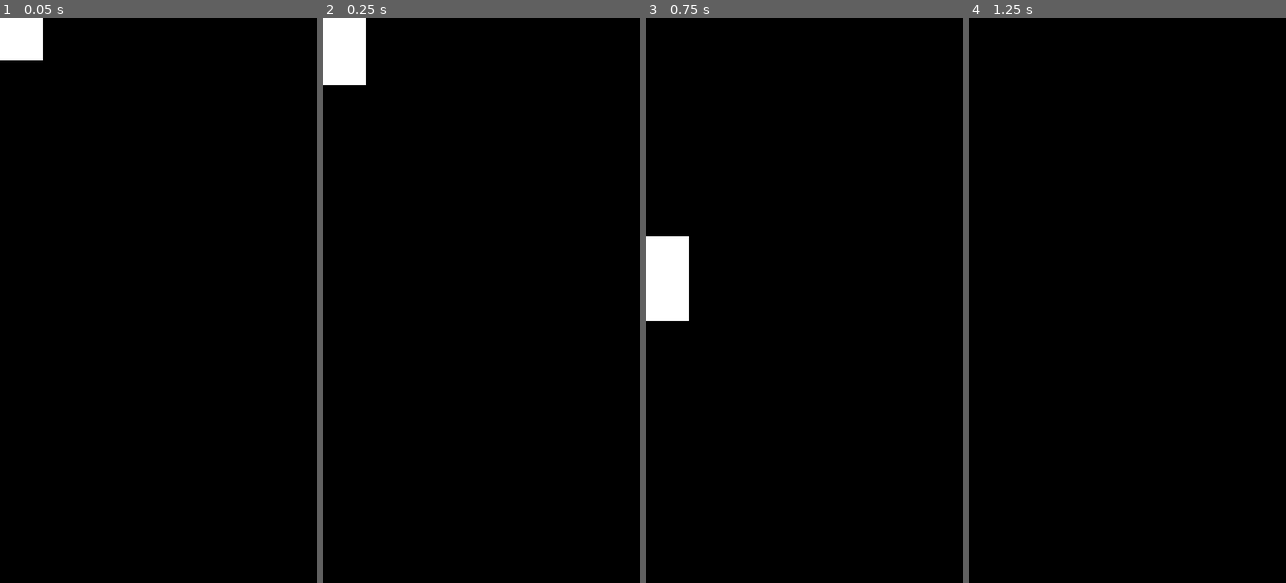
Above: before the commit, frames 1-4 (left to right).
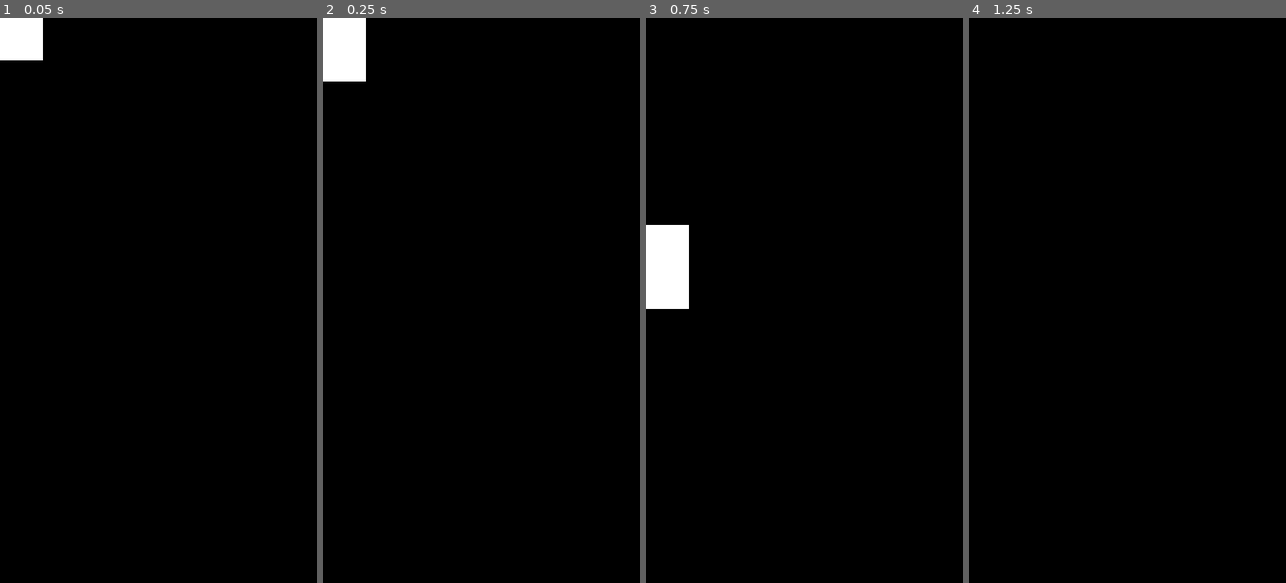
Above: after the commit, the same moments.

Repository: tomas7770/RunJump
Game: Godot game, scene res://scenes/WhitePlayer/WhitePlayer.tscn
The game is run twice, just before and just after one commit, with the same random seed, the same clock (stepped at 60 frames per second) and the same inputs. This scene is started directly instead of the project's main scene. Sound files missing from this copy of the repository are replaced by a short silence.
Inputs (mouse positions are in pixels of both pictures, inside the frame that each line leads up to):
- Up to frame 1 (0.05 s): no input
- Up to frame 2 (0.25 s): no input
- Up to frame 3 (0.75 s): move the mouse to (874, 272) at 0.52 s; click (874, 272) at 0.67 s
- Up to frame 4 (1.25 s): no input

Frame 1 is identical in both runs. In frame 2, less than 0.1% of the frame differs, in the area x 0-14%, y 11-12%; in frame 3, 0.6%, in the area x 0-14%, y 36-54%; in frame 4, nothing differs.

Commit message:
Improve physics stability

Diff:
--- a/scenes/Platform/Platform.tscn
+++ b/scenes/Platform/Platform.tscn
@@ -29,6 +29,7 @@
 [node name="CollisionShape2D" type="CollisionShape2D" parent="Body"]
 shape = SubResource( 3 )
 one_way_collision = true
+one_way_collision_margin = 2.0
 
 [node name="Sprite" type="Sprite" parent="."]
 modulate = Color( 0.121569, 0.498039, 0.121569, 1 )
--- a/scenes/WhitePlayer/WhitePlayer.gd
+++ b/scenes/WhitePlayer/WhitePlayer.gd
@@ -11,16 +11,16 @@
 var platforms
 onready var platforms_tween = $PlatformsTween
 
-var _first_frame = true
+var _first_frames = 2
 
 func inject_platforms_node(platforms_node):
 	platforms = platforms_node
 
 func _on_physics_process(delta):
-	if _first_frame:
+	if _first_frames > 0:
 		# Hack to prevent player velocity from exploding due to collision velocity
-		# being extreme in the first frame
-		_first_frame = false
+		# being extreme in the first few frames
+		_first_frames -= 1
 		return
 	velocity.y += delta * gravity
 	velocity = move_and_collide_wrap(velocity, Vector2(0,-1))
